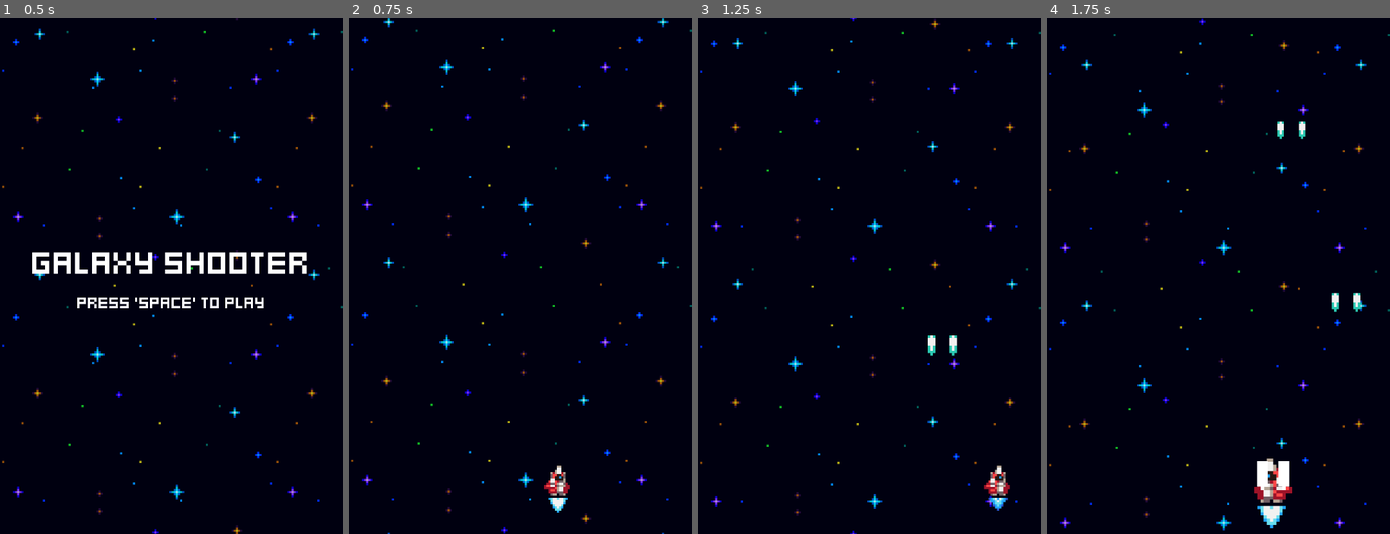
Above: before the commit, frames 1-4 (left to right).
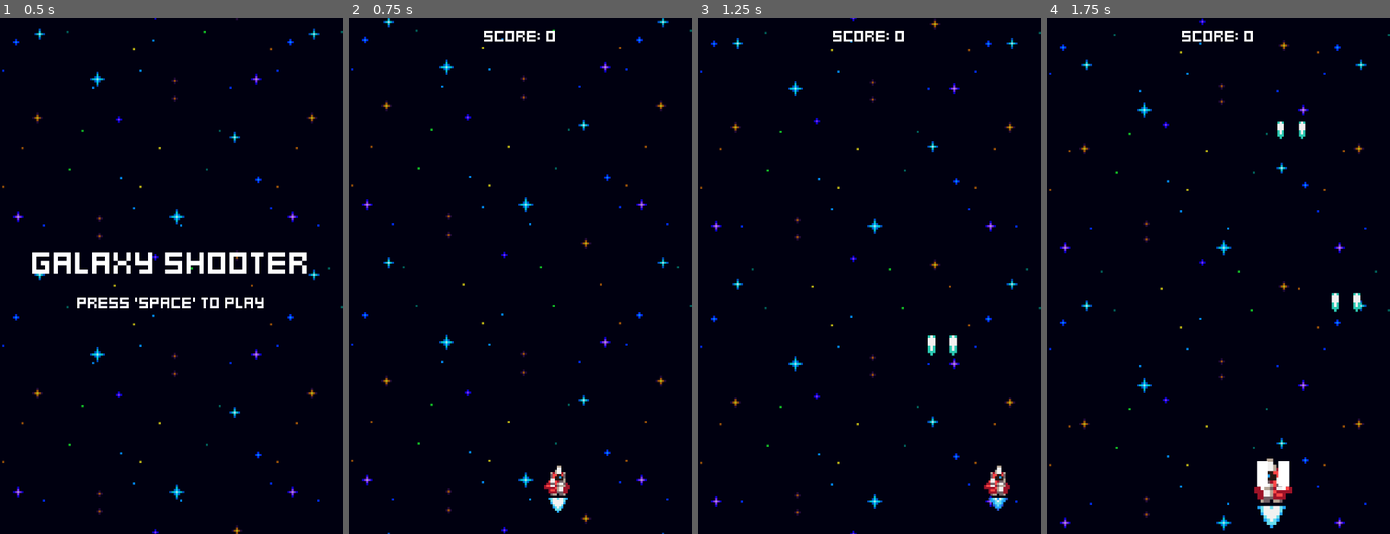
Above: after the commit, the same moments.

Repository: SeaBassy4/Galaxy-Shooter
Game: Godot game, scene res://menus/menu.tscn
Same seed, same stepped clock (60 frames per second), same inputs: the game is played once before the commit and once after it.
Inputs:
- Up to frame 1 (0.5 s): no input
- Up to frame 2 (0.75 s): tap Space at 0.5 s; hold Right (ui_right) from 0.53 s (still down); tap Enter (ui_accept) at 0.6 s
- Up to frame 3 (1.25 s): keep holding Right (ui_right); tap Enter (ui_accept) at 0.77, 1.07 s
- Up to frame 4 (1.75 s): release Right (ui_right) at 1.28 s; hold Left (ui_left) from 1.28 s (still down); tap Enter (ui_accept) at 1.35, 1.52 s

Frame 1 is identical in both runs. In frame 2, 0.2% of the frame differs, in the area x 39-61%, y 2-5%; in frame 3, 0.2%; in frame 4, 0.2%.

Commit message:
chore: score on world scene + enemy death gives score, tutorial 12

Diff:
--- a/components/score_component.gd
+++ b/components/score_component.gd
@@ -1,5 +1,6 @@
 # Give the component a class name so it can be instanced as a custom node
 class_name ScoreComponent
+
 extends Node
 
 # Export the game stats so we can manipulate the game score
--- a/enemies/enemy.gd
+++ b/enemies/enemy.gd
@@ -8,9 +8,14 @@
 @onready var hurtbox_component:  = $HurtboxComponent as HurtboxComponent
 @onready var hitbox_component:  = $HitboxComponent as HitboxComponent
 @onready var destroyed_component: = $DestroyedComponent as DestroyedComponent
+@onready var score_component: ScoreComponent = $ScoreComponent as ScoreComponent
 
 
 func _ready() -> void:
+	stats_component.no_health.connect(func():
+		score_component.adjust_score()
+		)
+
 	visible_on_screen_notifier_2d.screen_exited.connect(queue_free)
 	hurtbox_component.hurt.connect(func(hitbox: HitboxComponent):
 		scale_component.tween_scale()
--- a/enemies/enemy.tscn
+++ b/enemies/enemy.tscn
@@ -12,6 +12,8 @@
 [ext_resource type="Script" uid="uid://bneo6jj2rb37" path="res://components/spawner_component.gd" id="10_ccbdt"]
 [ext_resource type="PackedScene" uid="uid://c5vh2qmosxy0n" path="res://effects/explosion_effect.tscn" id="11_mgey2"]
 [ext_resource type="Script" uid="uid://ue6mghi7b6nn" path="res://components/destroyed_component.gd" id="12_cjbay"]
+[ext_resource type="Script" uid="uid://bgv6688t4tbtw" path="res://components/score_component.gd" id="13_cjbay"]
+[ext_resource type="Resource" uid="uid://rdveduduk2bn" path="res://game_stats.tres" id="14_0h01o"]
 
 [node name="Enemy" type="Node2D"]
 script = ExtResource("1_3t1x0")
@@ -73,3 +75,8 @@
 stats_component = NodePath("../StatsComponent")
 destroy_effect_spawner_component = NodePath("../SpawnerComponent")
 metadata/_custom_type_script = "uid://ue6mghi7b6nn"
+
+[node name="ScoreComponent" type="Node" parent="."]
+script = ExtResource("13_cjbay")
+game_stats = ExtResource("14_0h01o")
+metadata/_custom_type_script = "uid://bgv6688t4tbtw"
--- /dev/null
+++ b/game_stats.gd
@@ -0,0 +1,12 @@
+class_name GameStats
+
+extends Resource
+
+@export var score: int = 0 :
+	set(value):
+		score = value
+		score_changed.emit(score)
+
+@export var highscore: int = 0
+
+signal score_changed(new_score)
--- /dev/null
+++ b/game_stats.tres
@@ -0,0 +1,7 @@
+[gd_resource type="Resource" script_class="GameStats" load_steps=2 format=3 uid="uid://rdveduduk2bn"]
+
+[ext_resource type="Script" uid="uid://bjehc7g62yed8" path="res://game_stats.gd" id="1_h0o64"]
+
+[resource]
+script = ExtResource("1_h0o64")
+metadata/_custom_type_script = "uid://bjehc7g62yed8"
--- a/world.gd
+++ b/world.gd
@@ -1,9 +1,20 @@
 extends Node2D
+
+@export var game_stats: GameStats
+
 @onready var ship: Node2D = $Ship
+@onready var score_label: Label = $ScoreLabel
 
 
 func _ready() -> void:
+	update_score_label(game_stats.score)
+	game_stats.score_changed.connect(update_score_label)
+
 	ship.tree_exiting.connect(func():
 		await get_tree().create_timer(1.0).timeout
 		get_tree().change_scene_to_file("res://menus/game_over.tscn")
 		)
+
+
+func update_score_label(new_score: int) -> void:
+	score_label.text = "Score: " + str(new_score)
--- a/world.tscn
+++ b/world.tscn
@@ -1,12 +1,15 @@
-[gd_scene load_steps=5 format=3 uid="uid://dbsqw7mc4glka"]
+[gd_scene load_steps=7 format=3 uid="uid://dbsqw7mc4glka"]
 
 [ext_resource type="Script" uid="uid://ce4ilkcbl77c8" path="res://world.gd" id="1_aqk2v"]
 [ext_resource type="PackedScene" uid="uid://dsek7j1jj8p31" path="res://player_ship/ship.tscn" id="1_f3sb7"]
+[ext_resource type="Resource" uid="uid://rdveduduk2bn" path="res://game_stats.tres" id="2_dwbse"]
 [ext_resource type="PackedScene" uid="uid://bqbdo7s7nelky" path="res://effects/space_background.tscn" id="2_fj7yv"]
 [ext_resource type="PackedScene" uid="uid://7okaopdc7rj1" path="res://enemies/enemy_generator.tscn" id="3_tlwt5"]
+[ext_resource type="LabelSettings" uid="uid://dxj8yxlc7juq7" path="res://fonts/default_label_settings.tres" id="5_036b0"]
 
 [node name="World" type="Node2D"]
 script = ExtResource("1_aqk2v")
+game_stats = ExtResource("2_dwbse")
 
 [node name="Ship" parent="." instance=ExtResource("1_f3sb7")]
 position = Vector2(80, 216)
@@ -14,3 +17,11 @@
 [node name="SpaceBackground" parent="." instance=ExtResource("2_fj7yv")]
 
 [node name="EnemyGenerator" parent="." instance=ExtResource("3_tlwt5")]
+
+[node name="ScoreLabel" type="Label" parent="."]
+offset_right = 160.0
+offset_bottom = 16.0
+text = "SCORE"
+label_settings = ExtResource("5_036b0")
+horizontal_alignment = 1
+vertical_alignment = 1
Not shown: 1 places in enemies/enemy.tscn that only renumber resources
Not shown, added: game_stats.gd.uid
